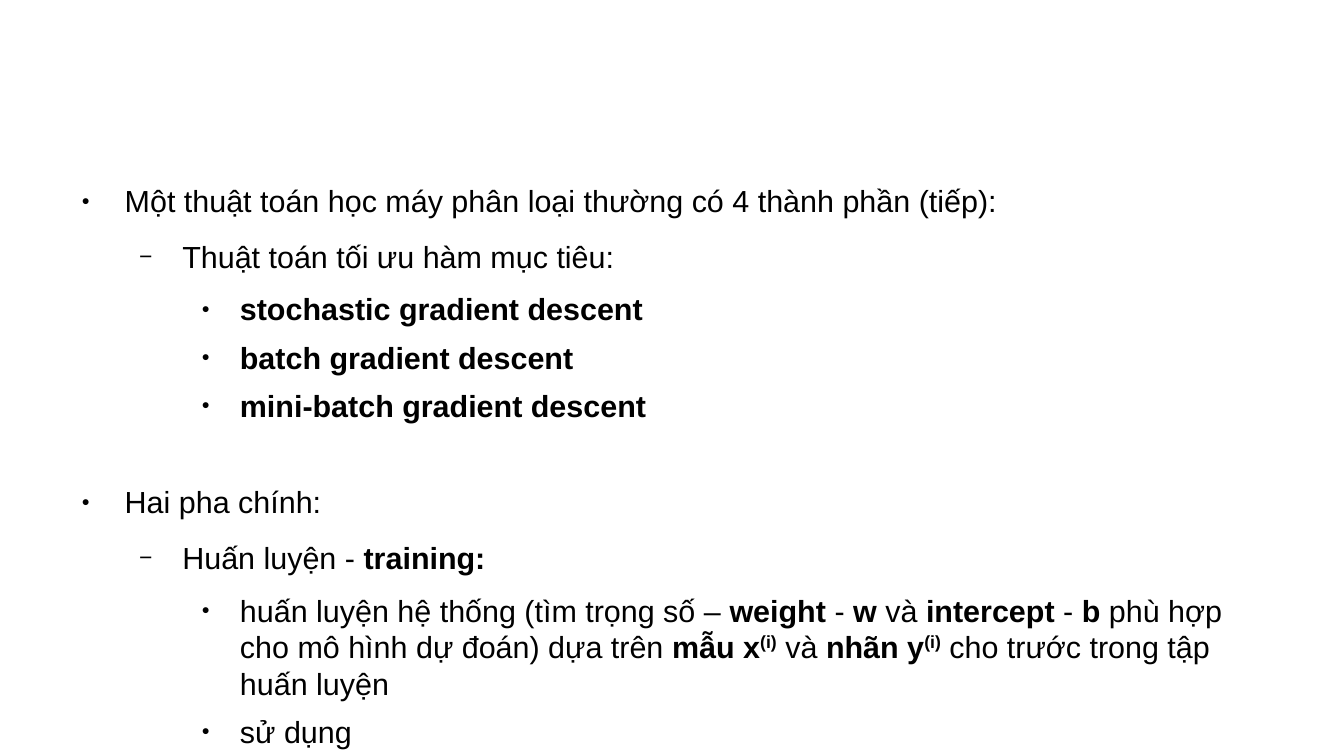
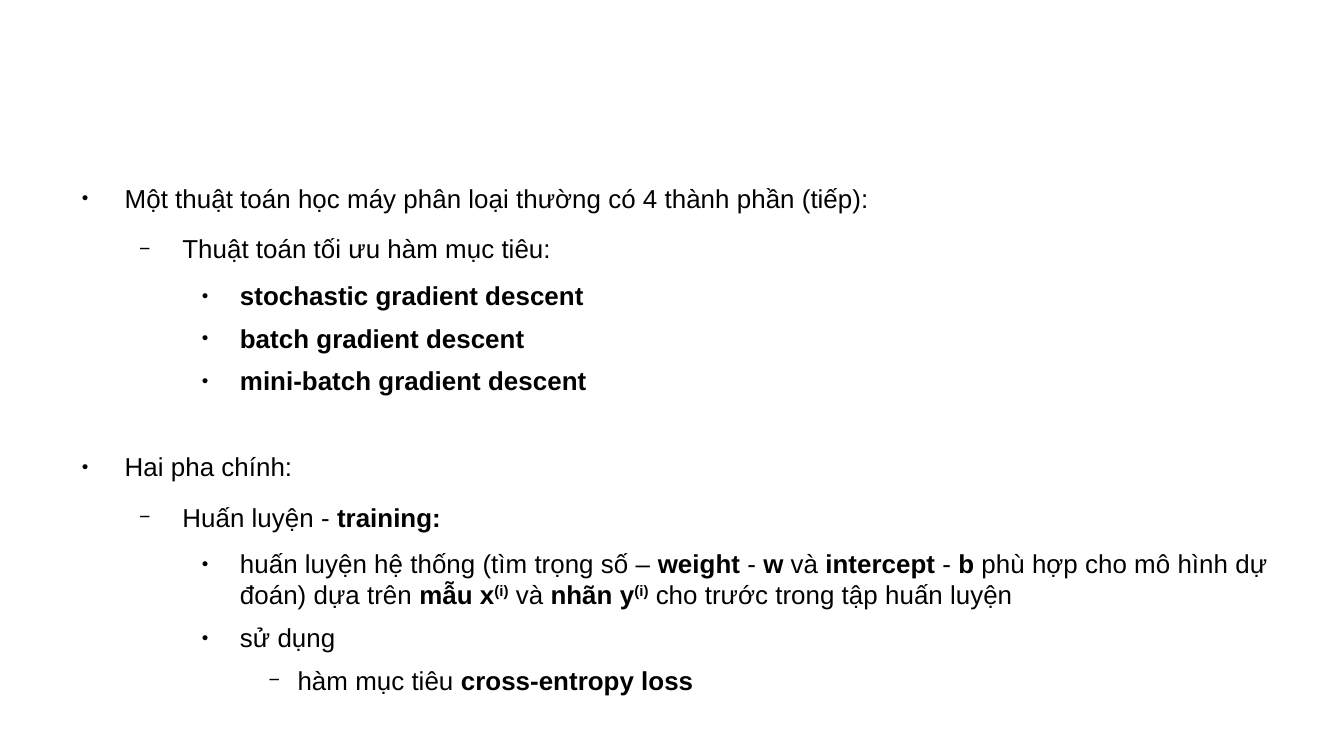
Before and after one commit to Neil-Do/HUS-NLP, a slide deck: slide 4 of Slide.pptx. Drawn at 1344x756 pixels with LibreOffice and Linux fonts; fonts in the diff are those of the drawing; background and template pictures are left out. Boxes give left, top, right and bottom in pixels: in the first picture for what was removed or moved away, otherwise in the second. Text is boxed around its words. In the diff, an @@ line names an element or a change of style, - is before the commit and + after.

```diff
--- a/Slide.pptx
+++ b/Slide.pptx
@@ text "Một thuật toán học máy ..." at [125, 188, 1267, 696]: size 18 to 15.3 pt @@
```
Also in this commit, not shown: 4 other slides changed, 12 slides added, 30 other files.
